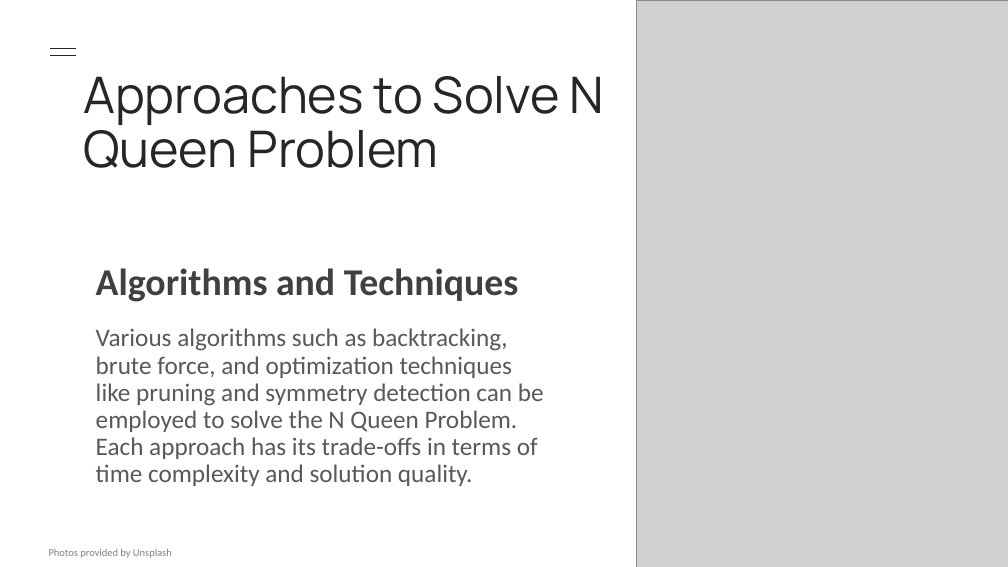
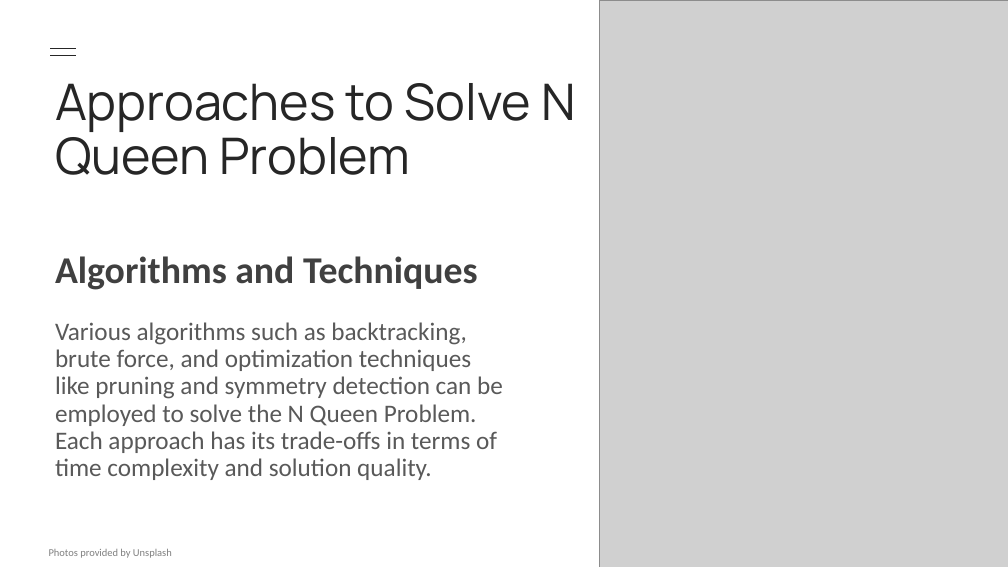
Before and after one commit to rishavd3v/NQueen_Visualizer, a slide deck: slide 3 of NQueen.pptx. Drawn at 1008x567 pixels with LibreOffice and Linux fonts; fonts in the diff are those of the drawing; grey boxes stand for pictures. Boxes give left, top, right and bottom in pixels: in the first picture for what was removed or moved away, otherwise in the second. Text is boxed around its words. In the diff, an @@ line names an element or a change of style, - is before the commit and + after.

```diff
--- a/NQueen.pptx
+++ b/NQueen.pptx
@@ picture: place and size @@
-picture at <box>637,0,1008,567</box>
+picture at <box>600,0,1008,567</box>
@@ title "Approaches to Solve N Queen ...": place and size @@
-title "Approaches to Solve N Queen ..." at <box>83,76,604,168</box>
+title "Approaches to Solve N Queen ..." at <box>55,83,575,175</box>
@@ text "Algorithms and Techniques": place and size @@
-text "Algorithms and Techniques" at <box>96,268,519,302</box>
+text "Algorithms and Techniques" at <box>55,256,478,290</box>
@@ text "Various algorithms such as backtracking, ...": place and size @@
-text "Various algorithms such as backtracking, ..." at <box>96,328,544,486</box>
+text "Various algorithms such as backtracking, ..." at <box>55,322,503,480</box>
```
Also in this commit, not shown: 3 other slides changed, 1 slide added, 1 slide removed, 2 other files.
